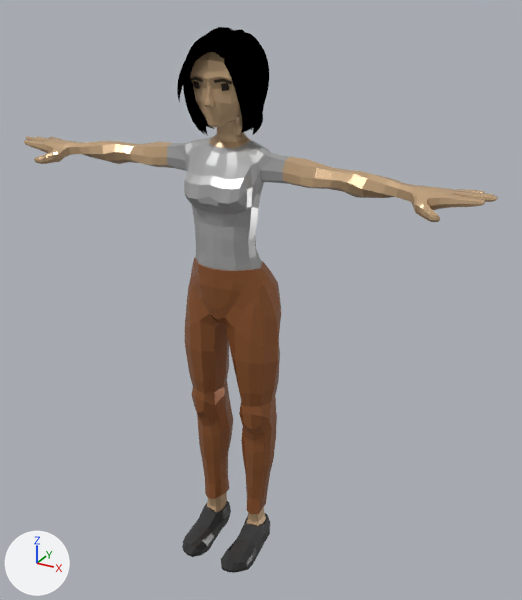
One commit to the glTF model public/models/characters/f_casual.glb: the scene before it, then after it.
Rendered twice from a 50 mm lens placed at (1.162, -1.967, 1.961), pointed at (0.084, -0.007, 0.981). Lighting does not change. The marker at lower left points along +X, +Y and +Z. The first picture is the older version. Where no turn or scale is listed for an object, it has been applied to the vertices. Vertices at exactly the same position are counted once.

The first picture shows 'Casual_Body', 'Casual_Feet', 'Casual_Head', 'Casual_Legs'.
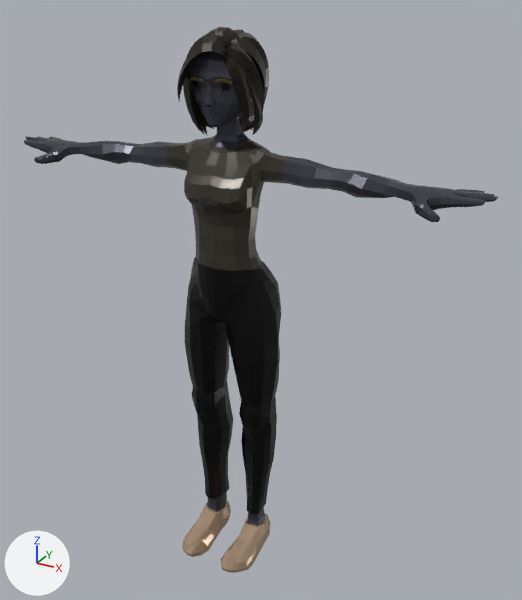
The newer file is also rescaled (x0.01), turned or shifted as a whole; pictures and numbers use the older file's frame.

Diff of the bpy script that builds the scene:
```diff
--- a/public/models/characters/f_casual.glb.py
+++ b/public/models/characters/f_casual.glb.py
@@ img_palettebasecolor @@
+img_palettebasecolor = load_image('PaletteBaseColor', 'PaletteBaseColor.webp', 64, 4, 'sRGB')
@@ mat_palettematerial001 @@
+mat_palettematerial001 = principled_material('PaletteMaterial001')
+mat_palettematerial001.texture = img_palettebasecolor
+mat_palettematerial001.metallic = 0.4
+mat_palettematerial001.roughness = 0.272
@@ me_casual_body @@
 me_casual_body.from_pydata(...)  # 1342 vertices, 2654 faces; spans x -0.83..0.83, y -0.19..0.01, z 1.09..1.54
 # used by ob_casual_body; location = (0.0, 0.0, 0.0)
+# me_casual_body part 1: 488 faces spanning x -0.21..0.21, y -0.19..0.01, z 1.09..1.52 switch from mat_white (grey #b4b4b4) to mat_palettematerial001 (picture img_palettebasecolor)
+# me_casual_body part 2: 2148 faces spanning x -0.83..0.83, y -0.19..-0.01, z 1.39..1.54 switch from mat_skin (beige #cead86) to mat_palettematerial001 (picture img_palettebasecolor)
@@ me_casual_feet @@
 me_casual_feet.from_pydata(...)  # 280 vertices, 538 faces; spans x -0.142..0.142, y -0.271..0.015, z -0.009..0.184
 # used by ob_casual_feet; location = (0.0, 0.0, 0.0)
+# me_casual_feet part 3: 110 faces spanning x -0.122..0.122, y -0.095..-0.009, z 0.083..0.184 switch from mat_skin (beige #cead86) to mat_palettematerial001 (picture img_palettebasecolor)
+# me_casual_feet part 4: 428 faces spanning x -0.142..0.142, y -0.271..0.015, z -0.009..0.101 switch from mat_grey (dark grey #3f3f3f) to mat_palettematerial001 (picture img_palettebasecolor)
@@ me_casual_head @@
 me_casual_head.from_pydata(...)  # 1337 vertices, 2526 faces; spans x -0.118..0.116, y -0.193..0.099, z 1.523..1.843
 # used by ob_casual_head; location = (0.0, 0.0, 0.0)
+# me_casual_head part 5: 334 faces spanning x -0.093..0.093, y -0.177..0.046, z 1.538..1.789 switch from mat_skin (beige #cead86) to mat_palettematerial001 (picture img_palettebasecolor)
+# me_casual_head part 6: 2128 faces spanning x -0.118..0.116, y -0.193..0.099, z 1.523..1.843 switch from mat_hair_blond (brown #8b7547) to mat_palettematerial001 (picture img_palettebasecolor)
+# me_casual_head part 7: 40 faces spanning x -0.072..0.072, y -0.171..-0.143, z 1.697..1.714 switch from mat_hair_brown (brown #3e3429) to mat_palettematerial001 (picture img_palettebasecolor)
+# me_casual_head part 8: 24 faces spanning x -0.06..0.06, y -0.16..-0.132, z 1.679..1.704 switch from mat_brown (brown #31251c) to mat_palettematerial001 (picture img_palettebasecolor)
@@ me_casual_legs @@
 me_casual_legs.from_pydata(...)  # 355 vertices, 706 faces; spans x -0.18..0.18, y -0.173..0.059, z 0.146..1.134
 # used by ob_casual_legs; location = (0.0, 0.0, 0.0)
+# me_casual_legs part 9: 693 faces spanning x -0.18..0.18, y -0.173..0.059, z 0.146..1.134 switch from mat_orange (brown #9e6238) to mat_palettematerial001 (picture img_palettebasecolor)
```

Boxes (x1, y1, x2, y2) around the edits, measured in the pictures (522 x 600 px):
part 1 of me_casual_body, recoloured (grey to black)
    both: (167, 137, 289, 271)
part 2 of me_casual_body, recoloured (beige to grey)
    both: (24, 132, 498, 222)
part 3 of me_casual_feet, recoloured (beige to black)
    both: (207, 492, 266, 526)
part 4 of me_casual_feet, recoloured (dark grey to brown)
    both: (182, 501, 270, 573)
part 5 of me_casual_head, recoloured (beige to black)
    both: (190, 52, 242, 135)
part 6 of me_casual_head, recoloured (lighter)
    both: (177, 27, 269, 136)
part 7 of me_casual_head, recoloured
    both: (190, 77, 232, 85)
part 8 of me_casual_head, recoloured
    both: (193, 81, 229, 91)
part 9 of me_casual_legs, recoloured (brown to black)
    both: (185, 258, 281, 514)
